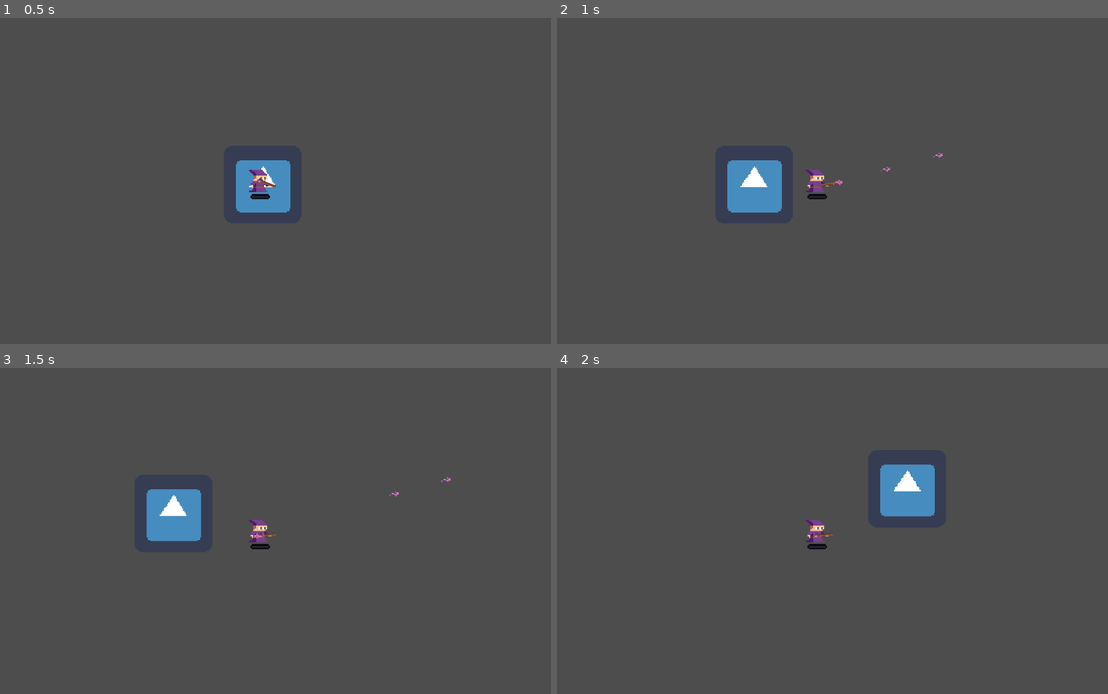
Above: before the commit, frames 1-4 (two rows, left to right).
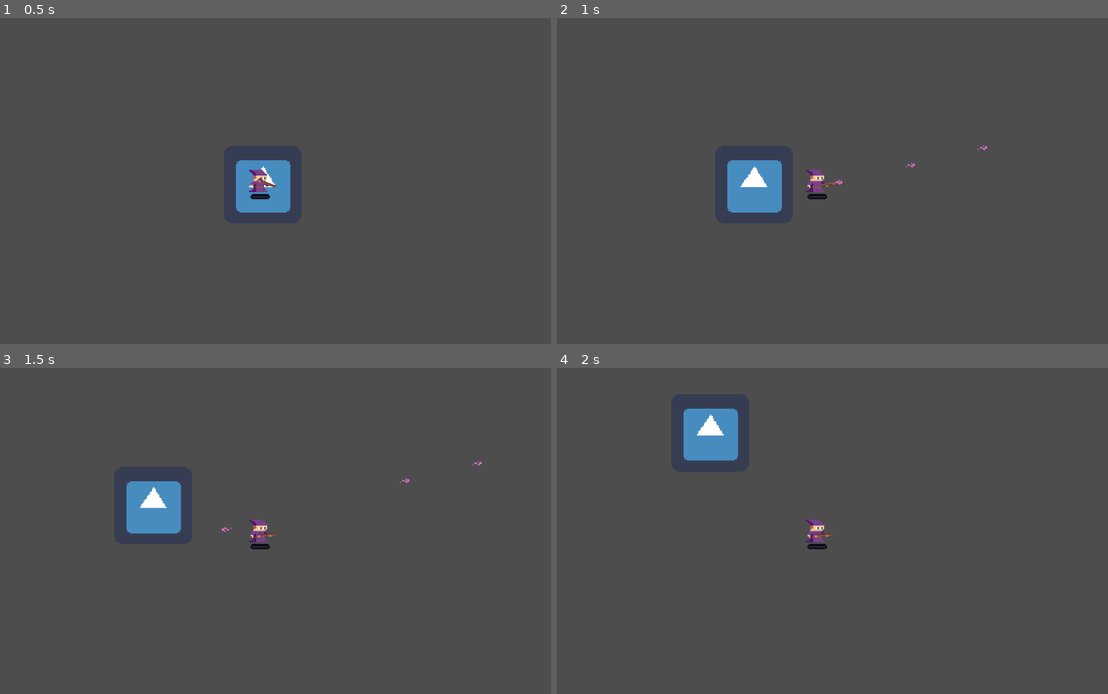
Above: after the commit, the same moments.

Repository: MDJolley/LearningGodot
Game: Godot game, scene res://scenes/World.tscn
Same seed, same stepped clock (60 frames per second), same inputs: the game is played once before the commit and once after it. The engine's default icon, where the game draws it, is replaced by a stand-in: a white triangle on a blue panel in a dark square.
Inputs (mouse positions are in pixels of both pictures, inside the frame that each line leads up to):
- Up to frame 1 (0.5 s): no input
- Up to frame 2 (1 s): tap Enter at 0.5 s; move the mouse to (942, 164) at 0.52 s; press the mouse at (942, 164) at 0.53 s; hold D (move_right) from 0.53 s (still down)
- Up to frame 3 (1.5 s): move the mouse to (143, 547) at 1.27 s; release D (move_right) at 1.28 s; release the mouse at (143, 547) at 1.28 s; hold S (move_down) from 1.28 s (still down); click (143, 547) at 1.35 s
- Up to frame 4 (2 s): keep holding S (move_down)

Frame 1 is identical in both runs. In frame 2, less than 0.1% of the frame differs, in the area x 58-79%, y 38-48%; in frame 3, 1.9%; in frame 4, 3.2%, in the area x 22-69%, y 12-46%.

Commit message:
Projectile revamp
Changed projectile to Area2D to allow more precise control over physics.  Also revamped shoot method into a for loop to easily prepare for multishot in future.

Diff:
--- a/scenes/Projectile.tscn
+++ b/scenes/Projectile.tscn
@@ -6,10 +6,7 @@
 [sub_resource type="RectangleShape2D" id="RectangleShape2D_12qsu"]
 size = Vector2(7, 2)
 
-[node name="Projectile" type="RigidBody2D"]
-mass = 0.01
-max_contacts_reported = 1
-contact_monitor = true
+[node name="Projectile" type="Area2D"]
 script = ExtResource("1_k5h3t")
 
 [node name="CollisionShape2D" type="CollisionShape2D" parent="."]
--- a/scripts/Wand.gd
+++ b/scripts/Wand.gd
@@ -6,29 +6,43 @@
 var attackSpeed #Attacks per second before % multipliers
 var attackSpeedMultiplier : float = 0 #Percent bonus attack speed
 var multishot : int #Number of projectiles
-var spread #Degrees / Rads between multishot projectiles
+var spread : float #Degrees / Rads between multishot projectiles
+var speed #Projectile speed
+var lifetime : float #Time in seconds before bullet queue_free()
 
 func _ready():
 	pull_stats_from_player()
-	pass # Replace with function body.
 
 func _process(delta):
 	look_at(get_global_mouse_position())
-	pass
 
 func shoot():
 	var attackSpeedCalculated : float = (1.0/attackSpeed)*(1+attackSpeedMultiplier)
-	if !canShoot : pass
-	else:
-		var projectile = projectilePath.instantiate()
-		projectile.position = $Projectile_Origin.global_position
-		projectile.rotation = rotation
-		projectile.apply_central_force(Vector2(200,0).rotated(projectile.rotation))
-		get_tree().get_root().add_child(projectile)
+	if canShoot :
+		var step : float = spread / multishot
+		var cof_start : float = -(spread / 2) + step/2
+		for x in multishot:
+			var projectile = projectilePath.instantiate()
+			set_projectile_stats(projectile)
+			projectile.rotate(
+				deg_to_rad(cof_start + (step * x))
+				)
+			get_tree().get_root().add_child(projectile)
+#		var projectile = projectilePath.instantiate()
+#		set_projectile_stats(projectile)
+#		get_tree().get_root().add_child(projectile)
 		canShoot = false
 		await get_tree().create_timer(attackSpeedCalculated).timeout
 		canShoot = true
 
+func set_projectile_stats(projectile):
+	projectile.position = $Projectile_Origin.global_position
+	projectile.rotation = rotation
+	projectile.speed = speed
+
 func pull_stats_from_player():
 	var player = get_parent()
 	attackSpeed = 5
+	speed = 400
+	spread = 0.0
+	multishot = 1
--- a/scripts/projectile.gd
+++ b/scripts/projectile.gd
@@ -1,9 +1,10 @@
-extends RigidBody2D
+extends Area2D
 
+const direction = Vector2.RIGHT
 var lifetime : float = .5
+var speed
 
 func _ready():
-	mass = .01
 	await get_tree().create_timer(lifetime).timeout
 	queue_free()
 
@@ -11,4 +12,4 @@
 	pass
 
 func _physics_process(delta):
-	pass
+	translate(direction.rotated(rotation) * speed * delta)
